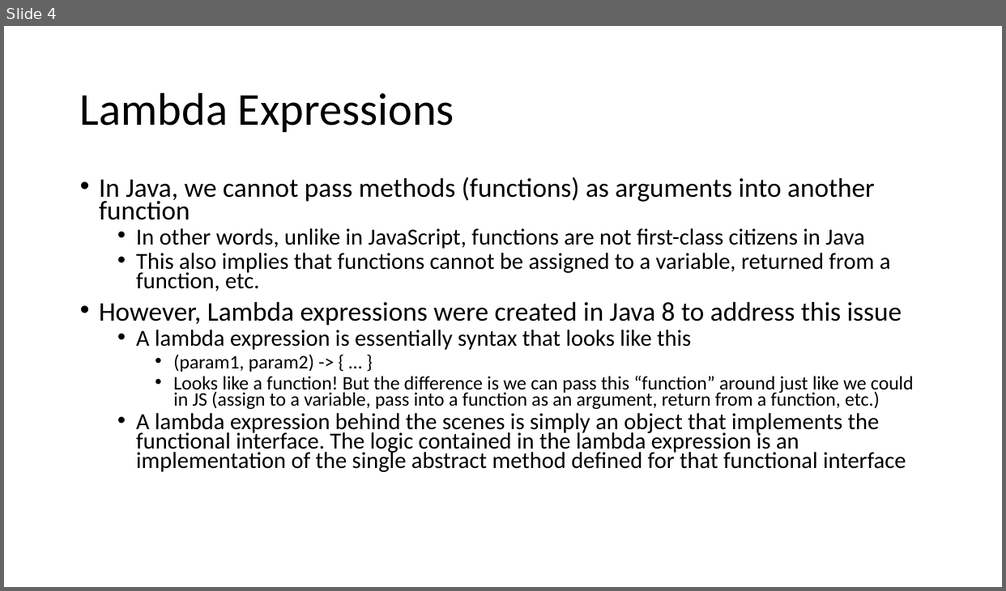
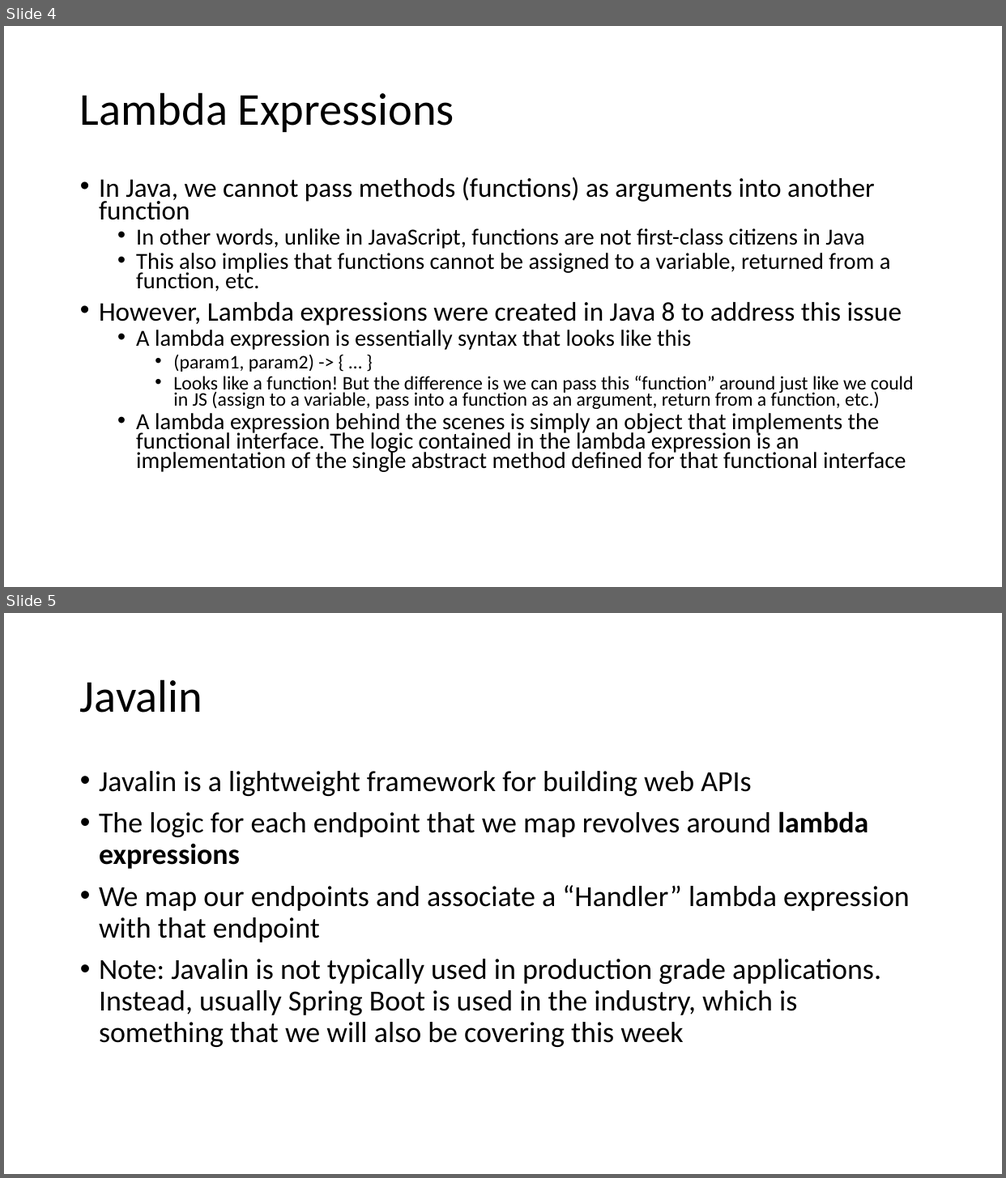
Before and after one commit to 230109training/java-primer, a slide deck: java-advanced.pptx. Shown one above the other, each under a label of ours: slide 4 before the commit, slides 4 and 5 after it. The pictures are 1006x591 and 1006x1178 pixels, drawn with LibreOffice and Linux fonts; fonts in the diff are those of the drawing. Boxes give left, top, right and bottom in pixels: in the first picture for what was removed or moved away, otherwise in the second. Text is boxed around its words. In the diff, an @@ line names an element or a change of style, - is before the commit and + after.

Commit message:
Add Javalin example

```diff
--- a/java-advanced.pptx
+++ b/java-advanced.pptx
@@ slide 5 added at <box>4,613,1002,1174</box>, background #FFFFFF @@
@@ title added at <box>80,679,202,713</box>, 44 pt, text #000000 @@
+Javalin
@@ text added at <box>99,771,910,1047</box>, 28 pt, text #000000 @@
+• Javalin is a lightweight framework for building web APIs
+• The logic for each endpoint that we map revolves around lambda expressions
+• We map our endpoints and associate a “Handler” lambda expression with that endpoint
+• Note: Javalin is not typically used in production grade applications. Instead, usually Spring Boot is used in the industry, which is something that we will also be covering this week
```
Also in this commit, not shown: 4 other files.
